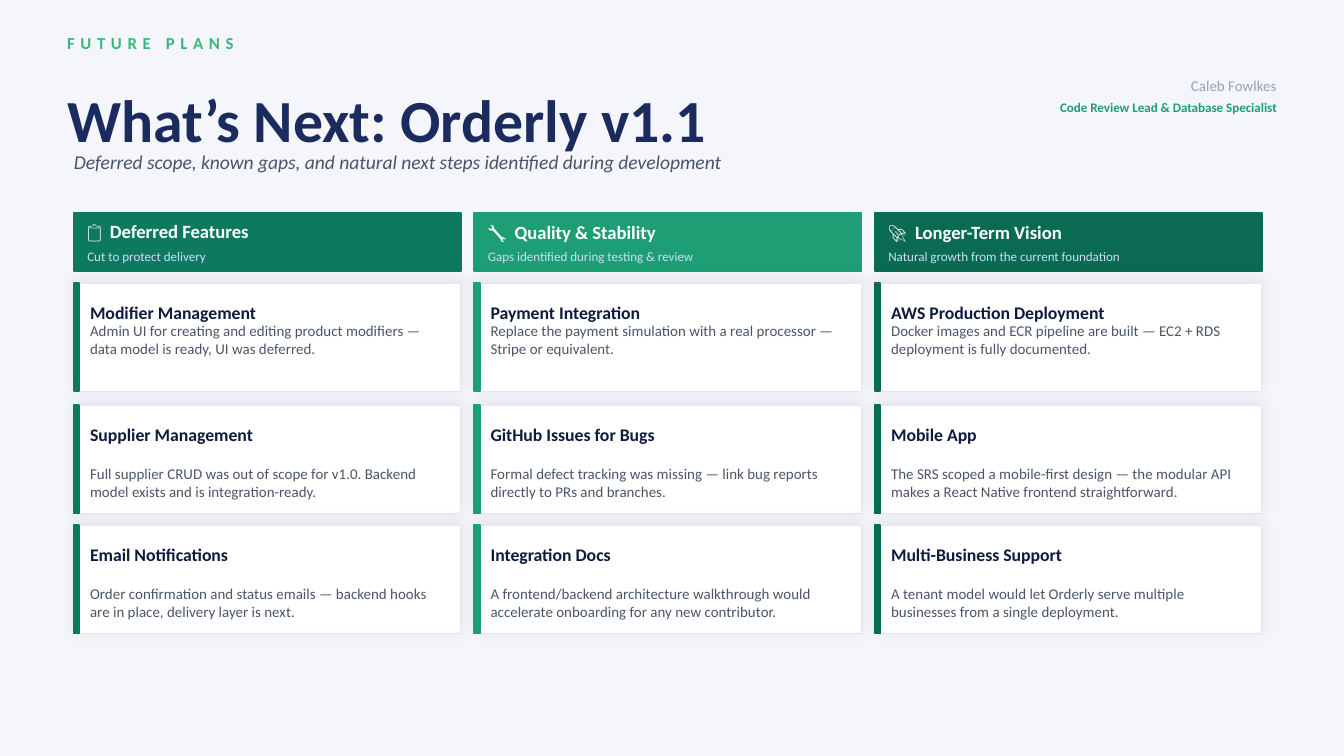
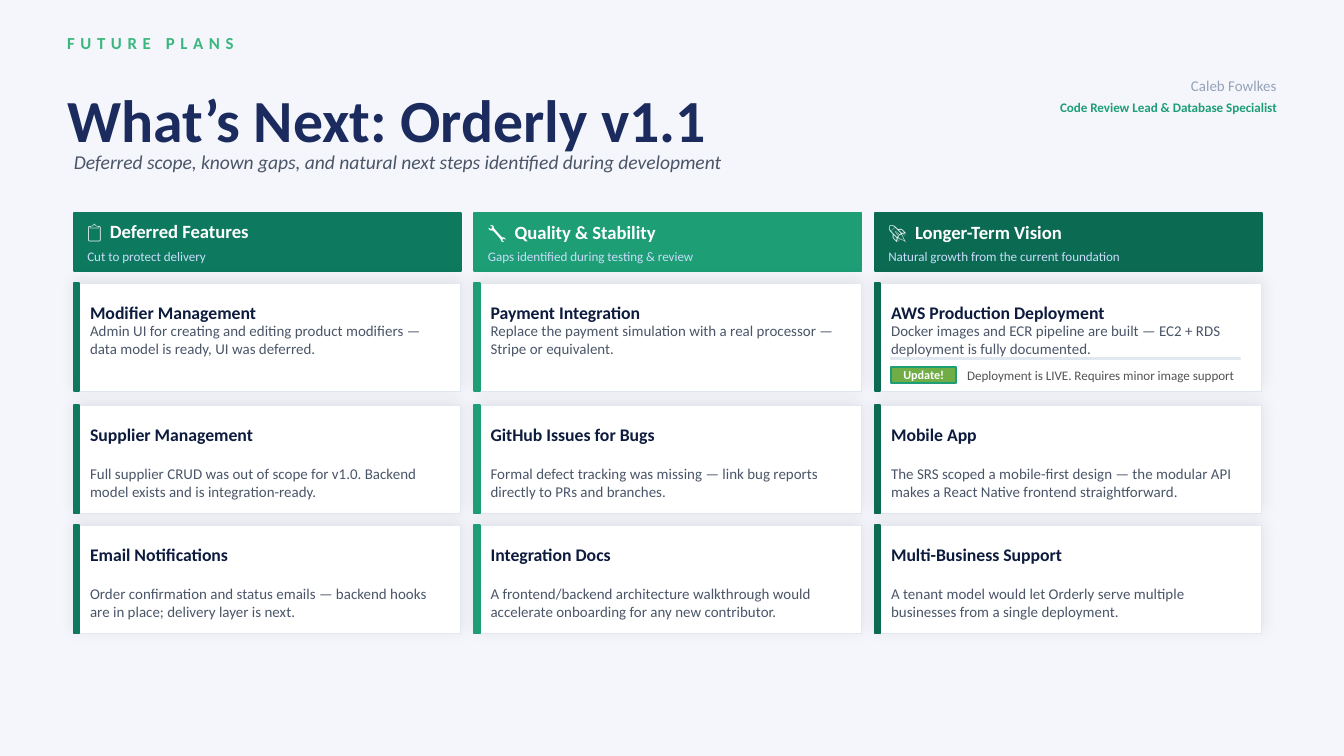
Before and after one commit to RachelMizer/ProjectOrderly, a slide deck: slide 16 of docs/Deliverables/Orderly_Slides.pptx. Drawn at 1344x756 pixels with LibreOffice and Linux fonts; fonts in the diff are those of the drawing. Boxes give left, top, right and bottom in pixels: in the first picture for what was removed or moved away, otherwise in the second. Text is boxed around its words. In the diff, an @@ line names an element or a change of style, - is before the commit and + after.

```diff
--- a/docs/Deliverables/Orderly_Slides.pptx
+++ b/docs/Deliverables/Orderly_Slides.pptx
@@ rectangle added at (x1=891, y1=359, x2=1241, y2=360), fill #E2E8F0, outline #E2E8F0 1 pt @@
@@ rectangle added at (x1=891, y1=367, x2=957, y2=383), fill #70AD47, outline #1D9E75 1 pt @@
@@ text added at (x1=903, y1=370, x2=944, y2=383), 6.5 pt, text #FFFFFF, bold @@
+Update!
@@ text added at (x1=967, y1=371, x2=1234, y2=382), 7 pt, text #525252 @@
+Deployment is LIVE. Requires minor image support
@@ text at (x1=90, y1=588, x2=426, y2=620): text changed @@
-Order confirmation and status emails — backend hooks are in place, delivery layer is next.
+Order confirmation and status emails — backend hooks are in place; delivery layer is next.
```
